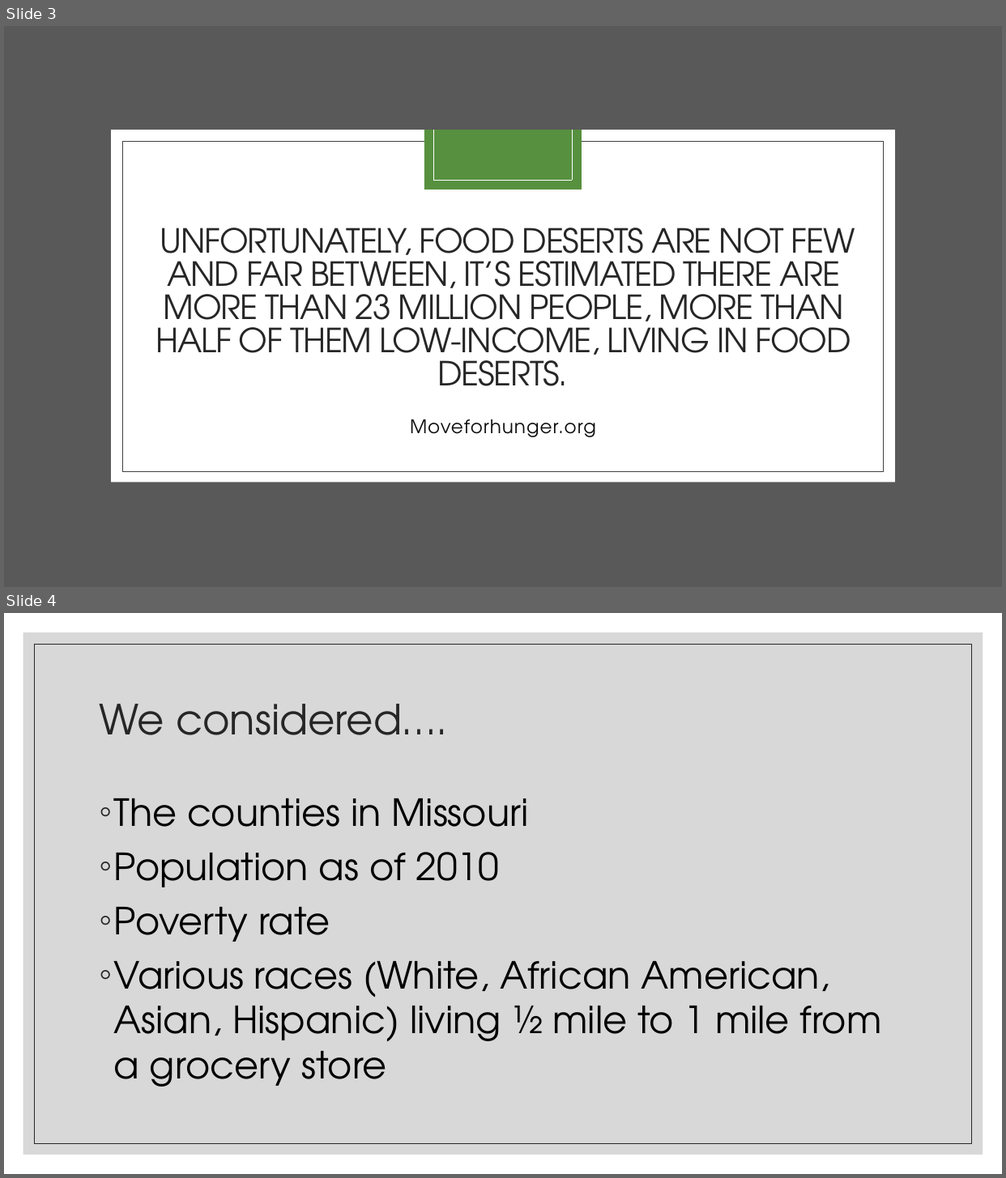
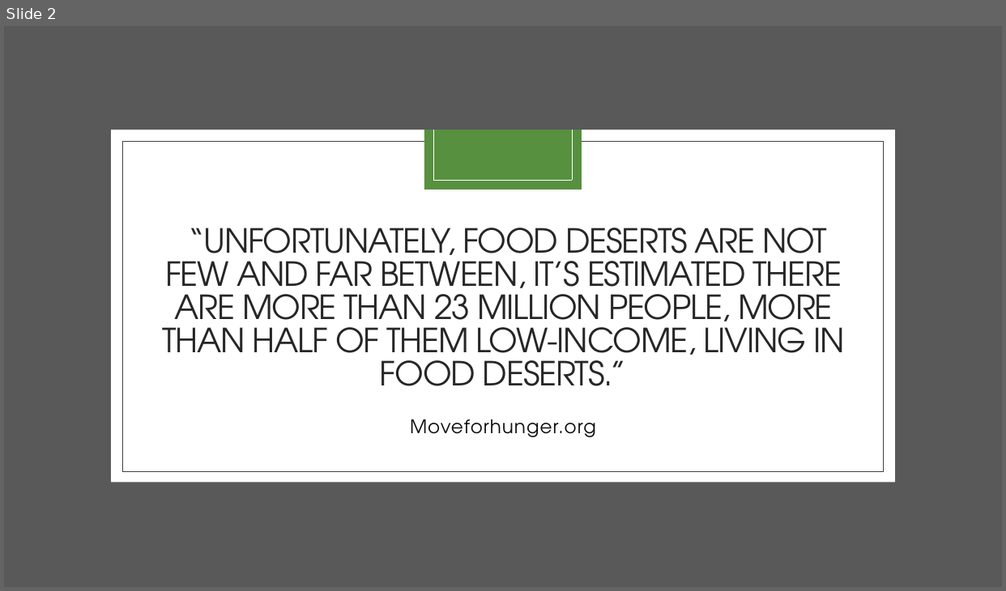
Before and after one commit to marybellavia/project-one, a slide deck: Urban Food Deserts.pptx. Shown one above the other, each under a label of ours: slides 3 and 4 before the commit, slide 2 after it. The pictures are 1006x1178 and 1006x591 pixels, drawn with LibreOffice and Linux fonts; fonts in the diff are those of the drawing. Boxes give left, top, right and bottom in pixels: in the first picture for what was removed or moved away, otherwise in the second. Text is boxed around its words. In the diff, an @@ line names an element or a change of style, - is before the commit and + after.

```diff
--- a/Urban Food Deserts.pptx
+++ b/Urban Food Deserts.pptx
@@ slide 4 removed at (4,613,1002,1174), background #FFFFFF @@
@@ rectangle removed at (23,632,983,1155) @@
@@ rectangle removed at (35,644,972,1144) @@
@@ title removed at (99,704,447,735) @@
-We considered….
@@ text removed at (114,798,882,1087) @@
-◦ The counties in Missouri
-◦ Population as of 2010
-◦ Poverty rate
-◦ Various races (White, African American, Asian, Hispanic) living ½ mile to 1 mile from a grocery store
@@ what was slide 3 is now slide 2 @@
@@ slide 2 changed as well @@
@@ title at (162,228,844,386): text changed @@
-UNFORTUNATELY, FOOD DESERTS ARE NOT FEW AND FAR BETWEEN, IT’S ESTIMATED THERE ARE MORE THAN 23 MILLION PEOPLE, MORE THAN HALF OF THEM LOW-INCOME, LIVING IN FOOD DESERTS.
+“UNFORTUNATELY, FOOD DESERTS ARE NOT FEW AND FAR BETWEEN, IT’S ESTIMATED THERE ARE MORE THAN 23 MILLION PEOPLE, MORE THAN HALF OF THEM LOW-INCOME, LIVING IN FOOD DESERTS.”
```
Also in this commit, not shown: 9 other slides changed, 5 slides added, 6 other slides removed, 6 other files.
